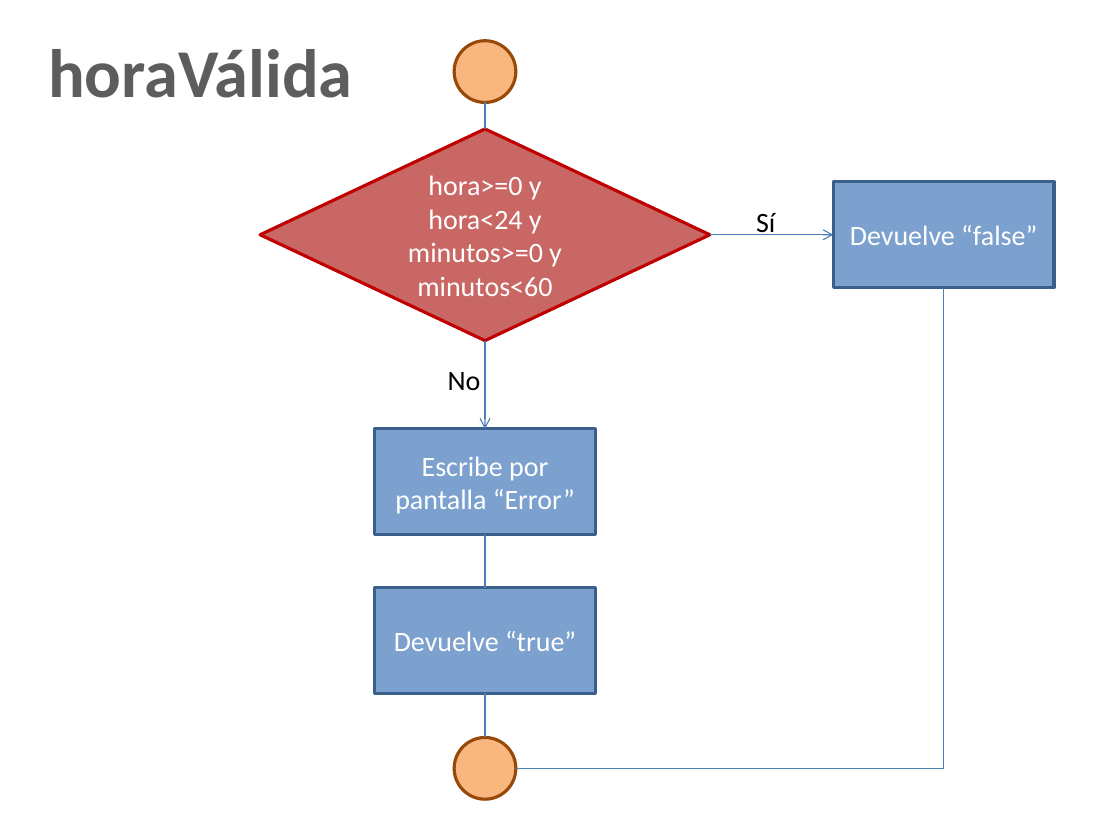
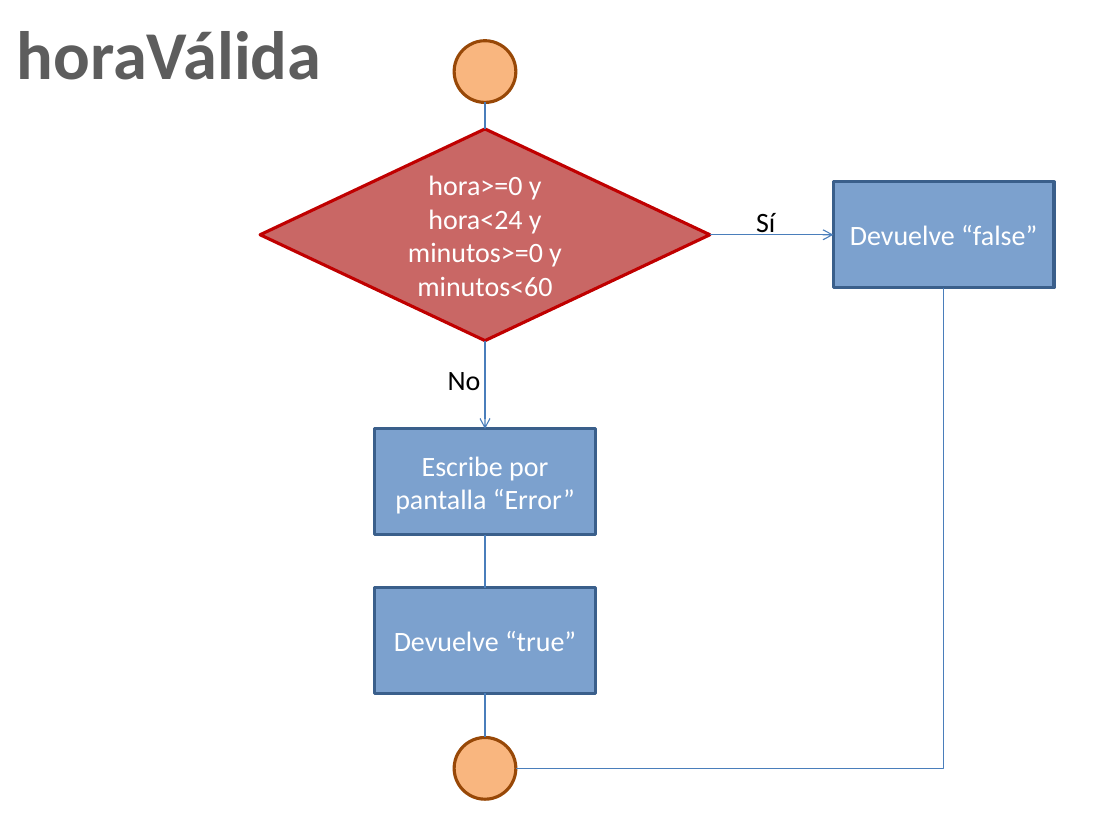
Before and after one commit to dj35/Proyecto-, a slide deck: slide 1 of Flujograma.pptx. Drawn at 1120x840 pixels with LibreOffice and Linux fonts; fonts in the diff are those of the drawing. Boxes give left, top, right and bottom in pixels: in the first picture for what was removed or moved away, otherwise in the second. Text is boxed around its words. In the diff, an @@ line names an element or a change of style, - is before the commit and + after.

```diff
--- a/Flujograma.pptx
+++ b/Flujograma.pptx
@@ text "horaVálida": place and size @@
-text "horaVálida" at (48,49,352,98)
+text "horaVálida" at (17,31,321,80)
```
Also in this commit, not shown: 2 slides added.
